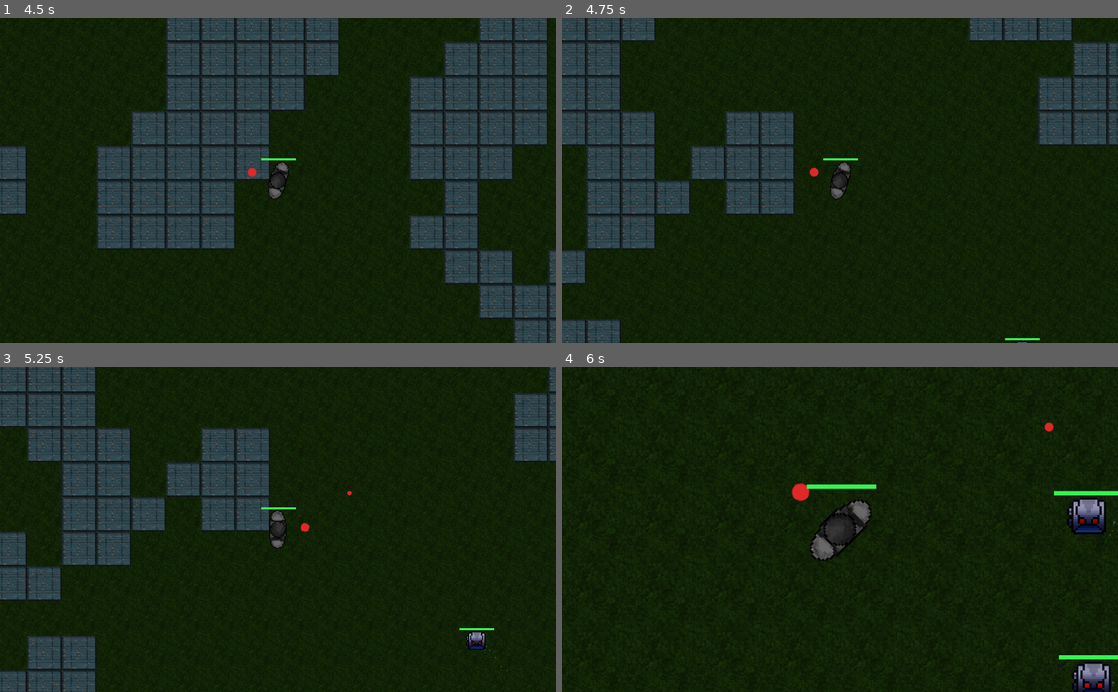
Above: before the commit, frames 1-4 (two rows, left to right).
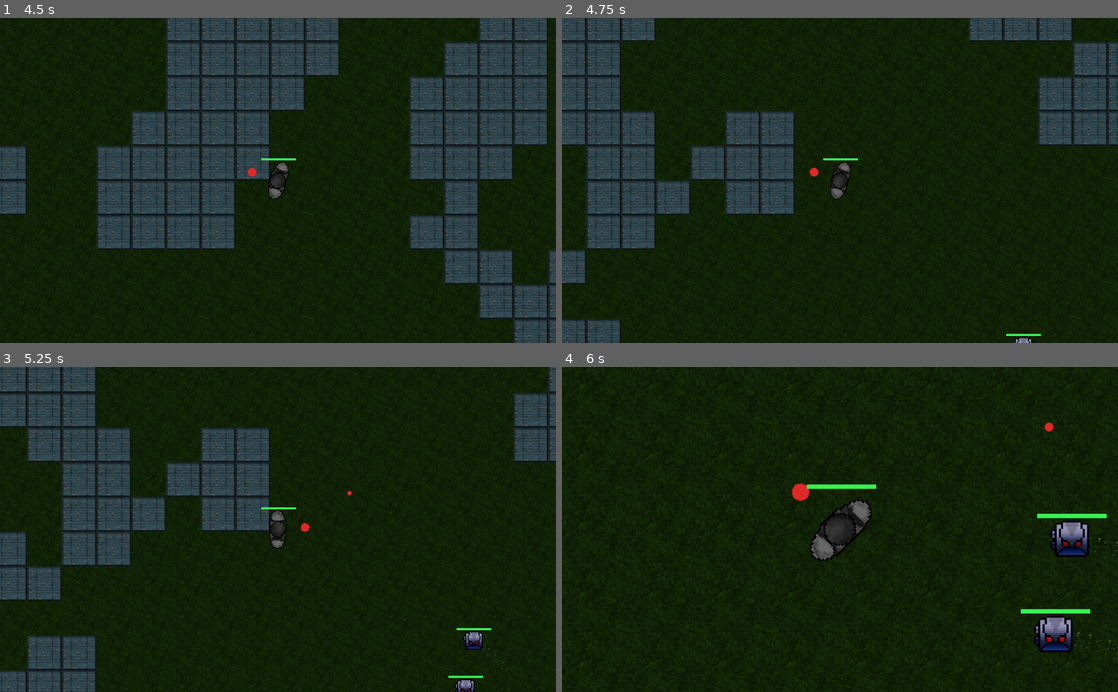
Above: after the commit, the same moments.

Repository: ARayRyanR/TimeGun
Game: Godot game, scene res://src/World.tscn
Two runs of this game, one before a commit and one after it. Both use one fixed random seed, a clock stepped at 60 frames per second and the inputs below.
Inputs (mouse positions are in pixels of both pictures, inside the frame that each line leads up to):
- Up to frame 1 (4.5 s): tap Enter at 0.5 s; move the mouse to (400, 164) at 0.52 s; press the mouse at (400, 164) at 0.53 s; hold Right (ui_right) 0.53-1.28 s; tap Space (ui_select) at 0.77, 1.52, 2, 3.02, 3.77 s; move the mouse to (166, 196) at 1.27 s; release the mouse at (166, 196) at 1.28 s; hold Down (ui_down) 1.28-2.03 s; tap Page Down (zoom_in) at 1.35, 3.6 s; move the mouse to (333, 109) at 2.02 s; hold Right (ui_right) 2.03-2.78 s; tap Page Up (zoom_out) at 2.1, 4.35 s; move the mouse to (250, 245) at 2.77 s; hold Up (ui_up) 2.78-3.53 s; click (250, 245) at 2.85 s; move the mouse to (444, 229) at 3.52 s; hold Left (ui_left) from 3.53 s (still down); move the mouse to (111, 131) at 4.27 s
- Up to frame 2 (4.75 s): keep holding Left (ui_left); tap Space (ui_select) at 4.52 s
- Up to frame 3 (5.25 s): move the mouse to (305, 529) at 5.02 s; release Left (ui_left) at 5.03 s; press the mouse at (305, 529) at 5.03 s; hold Down (ui_down) from 5.03 s (still down)
- Up to frame 4 (6 s): move the mouse to (756, 448) at 5.77 s; release Down (ui_down) at 5.78 s; release the mouse at (756, 448) at 5.78 s; hold Right (ui_right) from 5.78 s (still down); tap Page Down (zoom_in) at 5.85 s

Frame 1 is identical in both runs. In frame 2, 0.1% of the frame differs, in the area x 79-87%, y 97-100%; in frame 3, 0.3%; in frame 4, 3.0%, in the area x 82-100%, y 38-100%.

Commit message:
fixed zaps

Diff:
--- a/TimeGun/src/actors/drones/DroneSwarm.gd
+++ b/TimeGun/src/actors/drones/DroneSwarm.gd
@@ -2,7 +2,7 @@
 
 export var detection_range = 750.0
 export var swarm_speed = 125.0
-export var swarm_range = 128.0
+export var swarm_range = 64.0
 
 var Drone = preload("res://src/actors/drones/Drone.tscn")
 
--- a/TimeGun/src/actors/drones/DroneSwarm.tscn
+++ b/TimeGun/src/actors/drones/DroneSwarm.tscn
@@ -3,7 +3,7 @@
 [ext_resource path="res://src/actors/drones/DroneSwarm.gd" type="Script" id=1]
 
 [sub_resource type="CircleShape2D" id=1]
-radius = 96.0
+radius = 64.0
 
 [node name="DroneSwarm" type="Position2D"]
 script = ExtResource( 1 )
--- a/TimeGun/src/objects/Zap.tscn
+++ b/TimeGun/src/objects/Zap.tscn
@@ -68,7 +68,7 @@
 
 [node name="zap" type="AnimatedSprite" parent="."]
 frames = SubResource( 13 )
-frame = 5
+frame = 3
 playing = true
 offset = Vector2( 0, -1 )
 
@@ -80,6 +80,7 @@
 shape = SubResource( 14 )
 
 [node name="WorldDetector" type="Area2D" parent="."]
+collision_layer = 0
 
 [node name="HitShape2" type="CollisionShape2D" parent="WorldDetector"]
 shape = SubResource( 14 )
